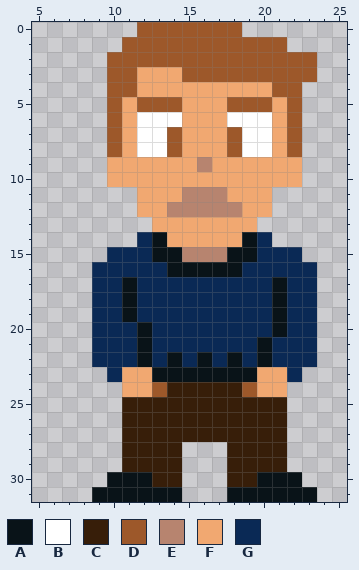
Edited in one commit: pixel-art sprite (images/team/aurelien.png). The picture above was drawn from the file before the commit.
The file is 32x32 pixels. Colours within 5 levels of each other are drawn and written as one. Shown: x 5..25, y 0..31.
Palette (. is transparent): A #091318  B #ffffff  C #371e09  D #9d582a  E #b7846f  F #f1a871  G #0a2955
Now the later version:
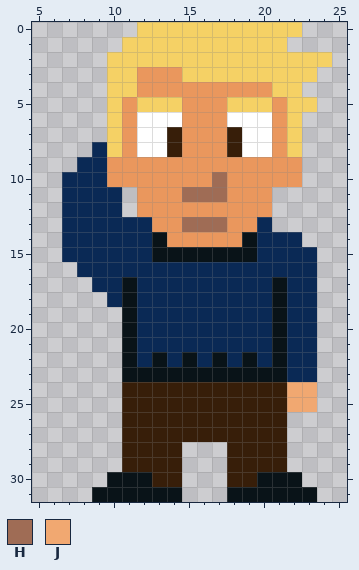
Colours new in this view: H #9f6c55  J #f1a871
Diff:
colour D: #9d582a -> #f5d165
colour F: #f1a871 -> #ea975d
y 0: x 19..22 .... -> DDDD
y 2: x 24 . -> D
y 5: x 23 . -> D
y 7: x 14 D -> C; x 18 D -> C
y 8: x 9 . -> G; x 14 D -> C; x 18 D -> C
y 9: x 8..9 .. -> GG; x 16 E -> F
y 10: x 7..9 ... -> GGG; x 17 F -> H
y 11: x 7..10 .... -> GGGG; x 15..17 EEE -> HHH
y 12: x 7..10 .... -> GGGG; x 14..18 EEEEE -> FFFFF
y 13: x 7..12 ...... -> GGGGGG; x 15..17 FFF -> HHH; x 20 . -> G
y 14: x 7..11 ..... -> GGGGG; x 21..22 .. -> GG
y 15: x 7..9 ... -> GGG; x 15..17 EEE -> AAA; x 23 . -> G
y 16: x 8 . -> G; x 14..18 AAAAA -> GGGGG
y 18: x 9 G -> .
y 19: x 9..10 GG -> ..
y 20: x 9..12 GGGA -> ..AG
y 21: x 9..12 GGGA -> ..AG; x 20..21 AG -> GA
y 22: x 9..21 GGGAGAGAGAGAG -> ..AGAGAGAGAGA
y 23: x 10..12 GFF -> .AA; x 20..21 FF -> AA; x 23 . -> G
y 24: x 11..13 FFD -> CCC; x 19..23 DFF.. -> CCCJJ
y 25: x 22..23 .. -> JJ
